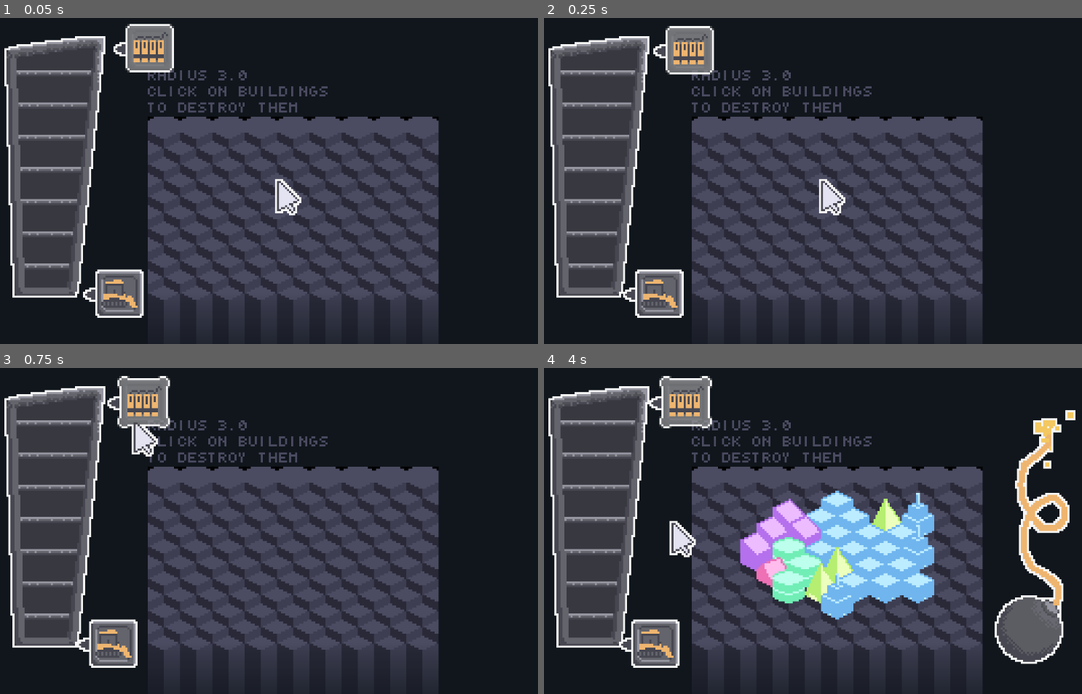
Above: before the commit, frames 1-4 (two rows, left to right).
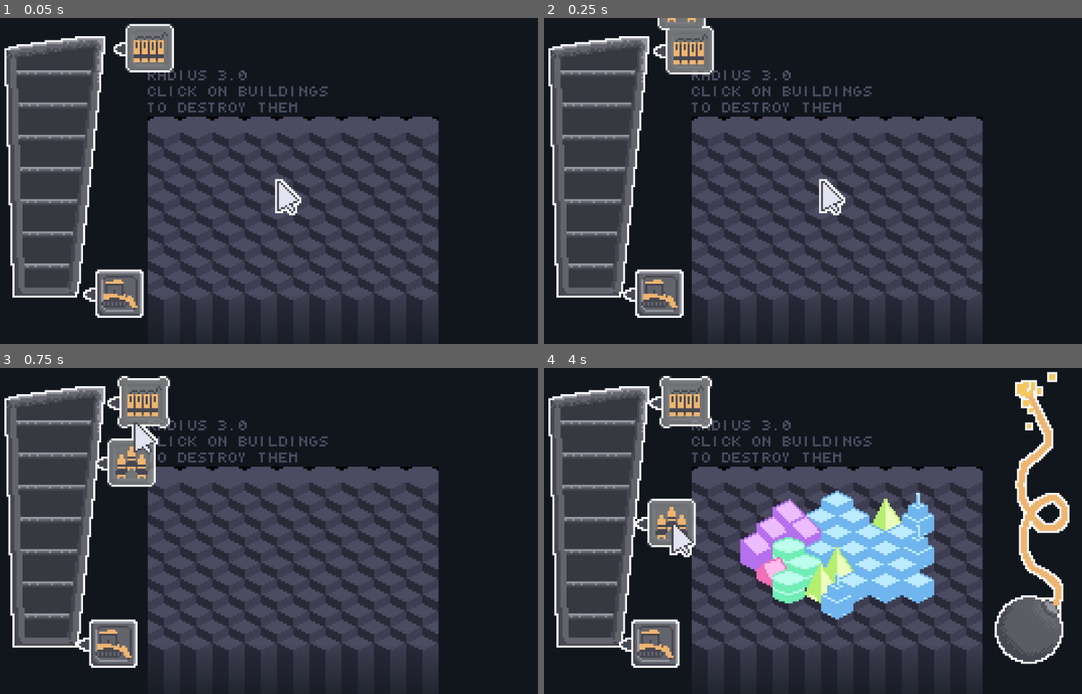
Above: after the commit, the same moments.

Repository: mudziok/destruction
Game: Godot game, scene res://main.tscn
Same seed, same stepped clock (60 frames per second), same inputs: the game is played once before the commit and once after it.
Inputs (mouse positions are in pixels of both pictures, inside the frame that each line leads up to):
- Up to frame 1 (0.05 s): no input
- Up to frame 2 (0.25 s): no input
- Up to frame 3 (0.75 s): click (134, 423) at 0.52 s
- Up to frame 4 (4 s): click (683, 400) at 1.25 s; click (656, 645) at 2 s; click (683, 400) at 2.75 s; click (673, 521) at 3.52 s

Frame 1 is identical in both runs. In frame 2, 0.3% of the frame differs, in the area x 21-31%, y 0-4%; in frame 3, 1.3%; in frame 4, 2.1%, in the area x 16-99%, y 1-56%.

Commit message:
feat: add pitch scale to explosions

Diff:
--- a/bomb.gd
+++ b/bomb.gd
@@ -6,7 +6,7 @@
 @onready var spark = $"Fuse/Spark"
 @onready var deadSpark = $"Fuse/DeadSpark"
 
-var speed = 2.0
+var speed = 0.2
 var done = false
 var stopped = false
 var t = 0
@@ -17,6 +17,13 @@
 	deadSpark.position = fuse.points[size - 1]
 	deadSpark.emitting = true
 	spark.emitting = false
+
+func add_time():
+	var size = fuse.points.size()
+	var current_point = fuse.points[size - 1]
+	var target_point = fuse.points[size - 2]
+
+	fuse.points[size - 1] = current_point + target_point.direction_to(current_point) * 20.0
 
 func _process(delta: float) -> void:
 
@@ -40,7 +47,7 @@
 	var current_point = fuse.points[size - 1]
 	var target_point = fuse.points[size - 2]
 
-	fuse.points[size - 1] = lerp(current_point, target_point, delta * speed)
+	fuse.points[size - 1] = lerp(current_point, current_point + current_point.direction_to(target_point) * 20.0, delta * speed)
 	spark.position = fuse.points[size - 1]
 	if fuse.points[size - 1].distance_to(target_point) < 0.5:
 		fuse.points = fuse.points.slice(0, size - 1)
--- a/scenes/explosion.gd
+++ b/scenes/explosion.gd
@@ -17,6 +17,7 @@
 # Called when the node enters the scene tree for the first time.
 func _ready() -> void:
 	var player = get_node("AudioStreamPlayer")
+	player.pitch_scale = randf_range(0.8, 1.2)
 	player.play()
 	if level == 2:
 		play("level2")
--- a/scenes/ui.gd
+++ b/scenes/ui.gd
@@ -15,8 +15,9 @@
 	'rockets': $DestructionPoints/Rockets
 }
 
+var bomb = null
 func start_fuse():
-	var bomb = bomb_scene.instantiate()
+	bomb = bomb_scene.instantiate()
 	$BombSlot.add_child(bomb)
 	bomb.connect("exploded", bomb_exploded)
 
@@ -80,3 +81,6 @@
 	if brushes['rockets'].can_demolish():
 		var mouse_position = get_local_mouse_position()
 		use_brush.emit('rockets', mouse_position)
+
+func _on_time_pressed() -> void:
+	bomb.add_time()
--- a/scenes/ui.tscn
+++ b/scenes/ui.tscn
@@ -130,6 +130,22 @@
 texture = ExtResource("11_iljre")
 centered = false
 
+[node name="Time" parent="DestructionPoints" instance=ExtResource("3_ykfnh")]
+material = SubResource("ShaderMaterial_ad2rv")
+layout_mode = 0
+offset_left = 57.0
+offset_top = -83.0
+offset_right = 81.0
+offset_bottom = -59.0
+toggle_mode = false
+cost = 50
+wait_time = 2.0
+
+[node name="Time" type="Sprite2D" parent="DestructionPoints/Time"]
+position = Vector2(3, 3)
+texture = ExtResource("11_iljre")
+centered = false
+
 [node name="Meteorite" parent="DestructionPoints" instance=ExtResource("3_ykfnh")]
 material = SubResource("ShaderMaterial_8onra")
 layout_mode = 0
@@ -193,5 +209,6 @@
 
 [connection signal="toggled" from="DestructionPoints/Cross" to="." method="_on_cross_toggled"]
 [connection signal="pressed" from="DestructionPoints/Rockets" to="." method="_on_rockets_pressed"]
+[connection signal="pressed" from="DestructionPoints/Time" to="." method="_on_time_pressed"]
 [connection signal="toggled" from="DestructionPoints/Meteorite" to="." method="_on_meteorite_toggled"]
 [connection signal="toggled" from="DestructionPoints/Bulldozer" to="." method="_on_bulldozer_toggled"]
